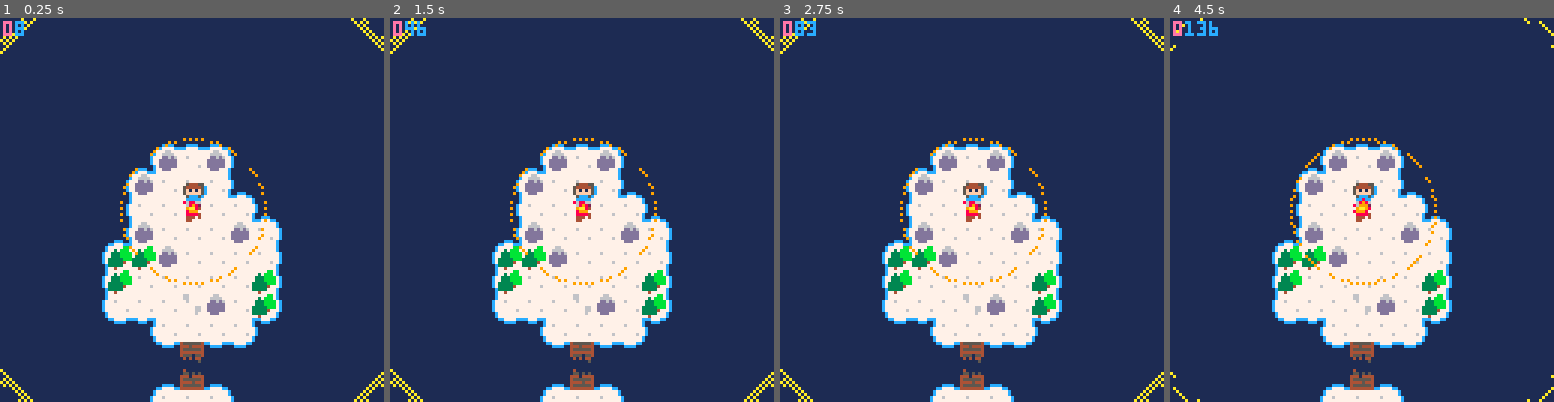
Above: before the commit, frames 1-4 (left to right).
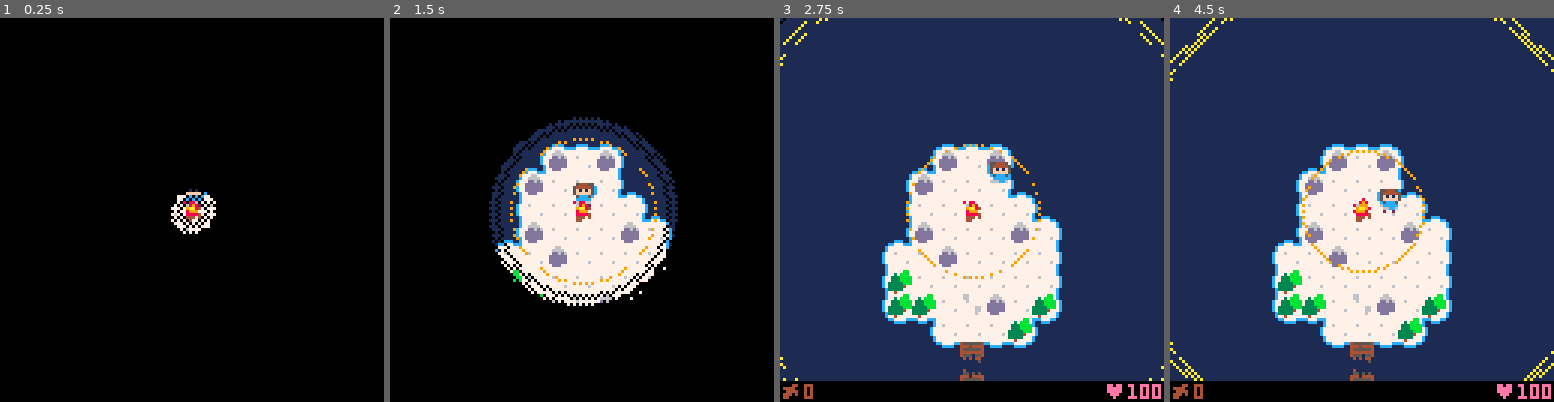
Above: after the commit, the same moments.

Repository: git2358/ggj19re
Game: PICO-8 cartridge cobsgame.p8
The game is run twice, just before and just after one commit, with the same random seed, the same clock (stepped at 60 frames per second) and the same inputs.
Inputs:
- Up to frame 1 (0.25 s): no input
- Up to frame 2 (1.5 s): tap X (X key) at 0.33, 1.07 s; tap O (Z key) at 0.7 s
- Up to frame 3 (2.75 s): hold Right 1.6-2.1 s; tap O (Z key) at 1.7, 2.1, 2.5 s; tap X (X key) at 1.85 s; hold Up 2.15-2.42 s; hold Right from 2.47 s (still down)
- Up to frame 4 (4.5 s): tap O (Z key) every 0.4 s from 2.9 to 4.1 s; tap X (X key) at 2.97, 4.08 s; release Right at 3.03 s; hold Left 3.08-3.58 s; hold Down 3.63-3.97 s; hold Right from 4.02 s (still down)

The runs differ from the first frame. In frame 1, 99% of the frame differs, in the area x 0-100%, y 0-100%; in frame 2, 83%; in frame 3, 8.8%; in frame 4, 9.4%.

Commit message:
Opening game state + health display tweaks

Diff:
--- a/cobsgame.p8
+++ b/cobsgame.p8
@@ -9,13 +9,17 @@
 local cx,cy,ctx,cty
 local fx,fy,fr1,fr2,ft,fl
 local hud,pdw
-
-function _init()
+local ir
+
+function _init(_gs)
+
+	if (_gs==nil) _gs=0
 
 	reload()
 
 	-- game
-	gs,gt=0,0
+	gs,gt=_gs,0
+	ir=-4
 
 	-- player
 	px,py=516,26
@@ -131,8 +135,10 @@
  	fd=sqrt((fx-px)^2+(fy-py)^2)
  	ok=fd<0 or fr2<fd
  end
- if ok then
+ if ok and band(ps,1)>0 then
   pl=max(pl-0.2,0)
+ else
+ 	pl=-flr(-pl)
 	end
 
 	-- bridges
@@ -229,7 +235,7 @@
 		ctx,cty=fx,fy
 		cx,cy=ctx-64,cty-64
 	end
-	if band(ps,4)>0 and gs==2 then
+	if band(ps,4)>0 then
 		ctx,cty=px,py
 	end
 	cx+=flr((ctx-cx-64)/2+0.5)
@@ -238,6 +244,25 @@
 	if (cty-cy==63) cy=cty-64
 
 	-- game state
+	if gs==0 then
+		ir=min(ir+1,28)
+		if (ir>=28) gs,gt=1,0
+	end
+	if gs==1 then
+		if btn(4) then
+			gs,gt=2,0
+			ps=bor(ps,1)
+		end
+	end
+	if gs==2 then
+		ir=min(ir+2,92)
+		if py>=88 then
+			ps=bor(ps,4)
+		end
+	end
+	if pl<=0 then
+
+	end
 	gt+=1
 
 end
@@ -252,7 +277,15 @@
 
 function _draw()
 
-	rectfill(0,0,127,127,1)
+	if ir!=nil and ir<91 then
+		cls(0)
+		clip(60-ir,60-ir,ir*2+8,
+			ir*2+8)
+		circfill(64,64,ir+8,1)
+	else
+		cls(1)
+		clip()
+	end
 
 	-- map
 	local mtx,mty,mx,my
@@ -289,17 +322,32 @@
  	else
  		fillp(0x5a5a+0b.1)
  	end
- 	circ(fx-cx,fy-cy,fr1,9)
- 	circ(fx-cx,fy-cy,fr2-1,10)
- 	circ(fx-cx,fy-cy,fr2,10)
- 	circ(fx-cx,fy-cy,fr2+2,10)
+ 	if ir+4>=fr1 then
+ 		circ(fx-cx,fy-cy,fr1,9)
+ 	end
+ 	if ir+4>=fr2 then
+  	circ(fx-cx,fy-cy,fr2-1,10)
+  	circ(fx-cx,fy-cy,fr2,10)
+  	circ(fx-cx,fy-cy,fr2+2,10)
+  end
  	fillp()
  end
 
  -- hud
- local plm="♥"..flr(pl)
+ local ok,phc
+ phc=14
+	ok=fx==nil or fy==nil
+	if not ok then
+		local fd
+ 	fd=sqrt((fx-px)^2+(fy-py)^2)
+ 	ok=fd<0 or fr2<fd
+ end
+ if ok and band(ps,1)>0 then
+  phc=gt%10>5 and 8 or 14
+	end
+ local plm="♥"..-flr(-pl)
  rectfill(0,128-hud,127,128,0)
- print(plm,108,129-hud,14)
+ print(plm,108,129-hud,phc)
  spr(15,-1,126-hud)
  print(pdw,8,129-hud,4)
  local d,m=pw-pdw
@@ -312,10 +360,157 @@
  	print(m,8+pwx,129-hud,8)
  end
 
- print(gs,1,1,14)
- print(gt,5,1,12)
+ -- black circle
+ clip()
+ if ir!=nil and ir<91 then
+ 	if ft%20<10 then
+ 		fillp(0xa5a5+0b.1)
+ 	else
+ 		fillp(0x5a5a+0b.1)
+ 	end
+ 	circ(64,64,ir,0)
+ 	circ(64,64,ir+1,0)
+ 	circ(64,64,ir+3,0)
+ 	circ(64,64,ir+4,0)
+ 	fillp()
+ 	for r=5,max(8,ir*1.41) do
+ 		circ(63,63,ir+r,0)
+ 		circ(64,65,ir+r,0)
+ 		circ(65,65,ir+r,0)
+ 	end
+ end
 
 end
+…(130 lines of a section not shown)…
 
 
 
@@ -390,10 +585,10 @@
 0000000000000000000000000000000000000000000000000000000000000000000000000000000000000000000000000000000000000000000000000061734040405200000000000000000000000000000000000000000000000000000000000000000000000000000000000000000000000000000000000000000000000000
 0000000000000000000000000000000000000000000000000000000000000000000000000000000000000000000000000000000000000000000000000061404040404052000000000000000000000000000000000000000000000000000000000000000000000000000000000000000000000000000000000000000000000000
 0000000000000000000000000000000000000000000000000000000000000000000000000000000000000000000000000000000000000000000000000053734040407340700000000000000000000000000000000000000000000000000000000000000000000000000000000000000000000000000000000000000000000000
-0000000000000000000000000000000000000000000000000000000000000000000000000000000000000000000000000000000000000000000000006141417340404040700000000000000000000000000000000000000000000000000000000000000000000000000000000000000000000000000000000000000000000000
-0000000000000000000000000000000000000000000000000000000000000000000000000000000000000000000000000000000000000000000000006141404040404041700000000000000000000000000000000000000000000000000000000000000000000000000000000000000000000000000000000000000000000000
-0000000000000000000000000000000000000000000000000000000000000000000000000000000000000000000000000000000000000000000000006140404072734041700000000000000000000000000000000000000000000000000000000000000000000000000000000000000000000000000000000000000000000000
-0000000000000000000000000000000000000000000000000000000000000000000000000000000000000000000000000000000000000000000000000060514040404050000000000000000000000000000000000000000000000000000000000000000000000000000000000000000000000000000000000000000000000000
+0000000000000000000000000000000000000000000000000000000000000000000000000000000000000000000000000000000000000000000000006140407340404040700000000000000000000000000000000000000000000000000000000000000000000000000000000000000000000000000000000000000000000000
+0000000000000000000000000000000000000000000000000000000000000000000000000000000000000000000000000000000000000000000000006141404040404040700000000000000000000000000000000000000000000000000000000000000000000000000000000000000000000000000000000000000000000000
+0000000000000000000000000000000000000000000000000000000000000000000000000000000000000000000000000000000000000000000000006141414072734041700000000000000000000000000000000000000000000000000000000000000000000000000000000000000000000000000000000000000000000000
+0000000000000000000000000000000000000000000000000000000000000000000000000000000000000000000000000000000000000000000000000060514040404150000000000000000000000000000000000000000000000000000000000000000000000000000000000000000000000000000000000000000000000000
 000000000000000000000000000000000000000000000000000000000000000000000000000000000000000000000000000000000000000000000000000000603f606000000000000000000000000000000000000000000000000000000000000000000000000000000000000000000000000000000000000000000000000000
 000000000000000000000000000000000000000000000000000000000000000000000000000000000000000000000000000000000000000000000000000000711f710000000000000000000000000000000000000000000000000000000000000000000000000000000000000000000000000000000000000000000000000000
 0000000000000000000000000000000000000000000000000000000000000000000000000000000000000000000000000000000000000000000000000071534040405200000000000000000000000000000000000000000000000000000000000000000000000000000000000000000000000000000000000000000000000000
Not shown, changed: 130 lines of the sprite sheet (__gfx__) section of cobsgame.p8
Not shown, changed: the thumbnail (__label__) section of cobsgame.p8
